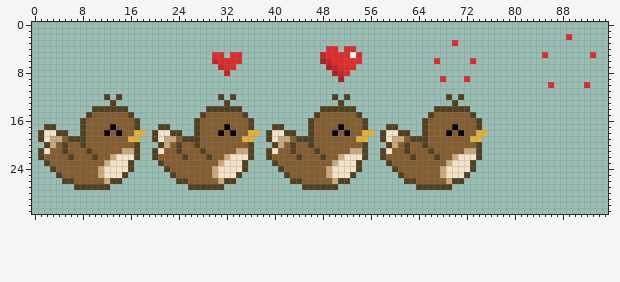
File history of a sprite sheet, Assets/Sprites/bird_happy.png. Above, as it was before the edit.
The file is 96x32 pixels. The old version is drawn lined up with the new one.
Once edited:
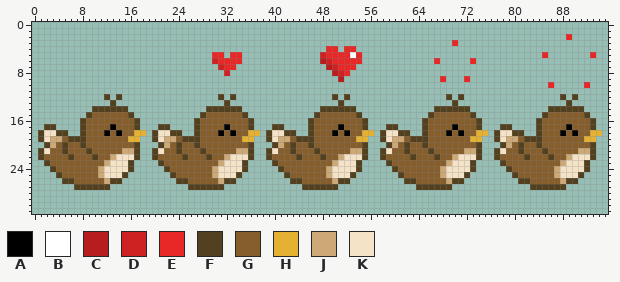
Palette (. is transparent): A #000000  B #ffffff  C #b81d1d  D #ce2222  E #e82727  F #53401e  G #865e2b  H #e5b133  J #cca977  K #f5e3c7
The exact change:
drawings rearranged on the sheet (the old picture shows each at its new place)
@@ x 75..95 @@
 11 .....................
-12 .....................
-13 .....................
-14 .....................
-15 .....................
-16 .....................
-17 .....................
-18 H....................
-19 .....................
-20 .....................
-21 .....................
-22 .....................
-23 .....................
-24 .....................
-25 .....................
-26 .....................
-27 .....................
+12 .............F.F.....
+13 ..............F......
+14 ...........FFFFFF....
+15 ..........FGGGGGGF...
+16 .........FGGGGGGGGF..
+17 ...FF....FGGGGAGGGF..
+18 H.FKKFF..FGGGAGAGGHH.
+19 ..FKJJGFFFGGGGGGGHH..
+20 ...FJGFGGFGGGGGGGGF..
+21 ..FKGGFGGGFGGGGGJJF..
+22 ..FGGGGFGGGFGGJKKKF..
+23 ...FGGGGGGGGGJKKKF...
+24 ....FGGGGGGGJKKKKF...
+25 .....FGGGGGGJKKKF....
+26 ......FFGGGGGJFF.....
+27 ........FFFFFF.......
 28 .....................
Boxes around the changes in both pictures, in picture pixels (x1, y1, x2, y2):
added: (494, 94, 602, 190)
